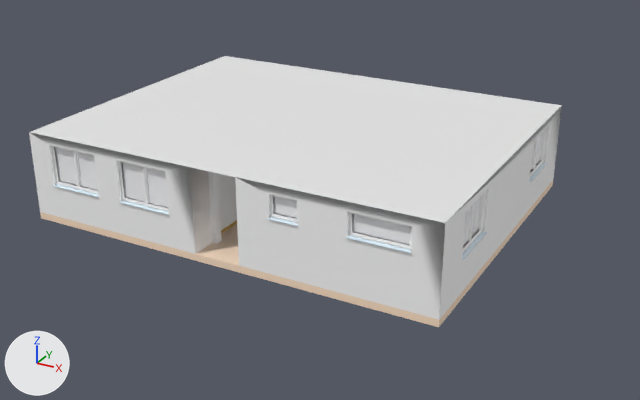
Before and after pictures for a commit that changed the FBX model Assets/Models/structures/house.fbx.
The view is the same before and after, from a 50 mm camera at (12.07, -21.11, 10.48) aimed at (0.74, -0.5, 0.17). Arrows for +X, +Y and +Z are at lower left; the lights stay in place. Vertices at the same position are counted once.

The older version as bpy lines, for what is in view:
```python
me_untitled_000 = bpy.data.meshes.new('Untitled.000')
me_untitled_000.from_pydata([(-12.03, -2.09, 1.27), (0.13, -2.09, 1.27), (0.13, 7.35, 1.27), (-12.03, 7.35, 1.27)], [], [(1, 0, 3, 2)])
me_untitled_000.materials.append(mat_ceiling)  # white #e7e7e7
me_untitled_013 = bpy.data.meshes.new('Untitled.013')
me_untitled_013.from_pydata(...)  # 1659 vertices, 1385 faces; spans x -12.09..0.18, y -2.14..7.4, z -1.33..1.27
# faces by material slot: [264, 54, 234, 419, 408, 6]
me_untitled_013.materials.append(mat_fenster)  # white #ffffff
me_untitled_013.materials.append(mat_glass_window)  # white #fdfdff
me_untitled_013.materials.append(mat_window_sill)  # white #e2f4ff
me_untitled_013.materials.append(mat_wall)  # white #ffffff
me_untitled_013.materials.append(mat_door_frame)  # yellow #d3ab45
me_untitled_013.materials.append(mat_floor)  # beige #ffe3c8
ob_house = bpy.data.objects.new('house', me_untitled_013)
ob_house.location = (6.0, -2.65, 1.13)
ob_roof = bpy.data.objects.new('roof', me_untitled_000)
ob_roof.location = (6.0, -2.65, 1.13)
```
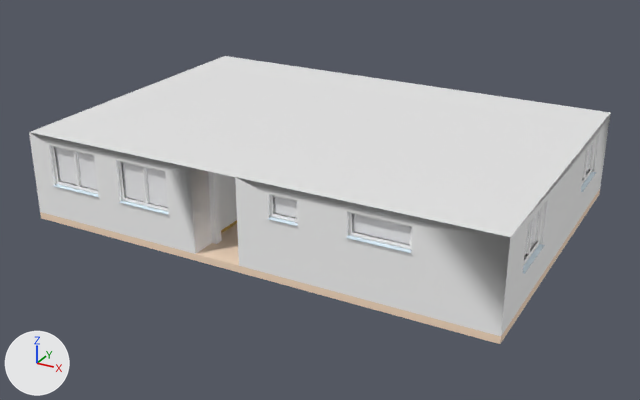
Commit message: house update

What the commit changed:
me_untitled_013 is used by ob_house; location (6.0, -2.65, 1.13).
me_untitled_013 had 1659 vertices, 1385 faces and spanned x -12.09..0.18, y -2.14..7.4, z -1.33..1.27.
me_untitled_013 now has 1126 vertices, 977 faces and spans x -12.09..1.61, y -2.14..7.4, z -1.33..1.27.
me_untitled_013 part 2: the loose piece of 12 vertices spanning x -0.04..0.04, y -0.05..0.05, z -0.08..0.99 is moved by (1.43, 0.0, 0.0).
me_untitled_013 part 3: the loose piece of 20 vertices spanning x -0.05..0.06, y -0.81..0.8, z -0.21..1.03 is moved by (1.43, 0.0, 0.0).
me_untitled_013 part 4: the loose piece of 8 vertices spanning x -0.02, y -0.84..0.82, z -0.14..1.0 is moved by (1.43, 0.0, 0.0).
me_untitled_013 part 5: the loose piece of 24 vertices spanning x -0.18..0.18, y -0.81..0.79, z -0.17..-0.15 is moved by (1.43, 0.0, 0.0).
me_untitled_013 part 6: the loose piece of 12 vertices spanning x -0.04..0.04, y 5.26..5.36, z -0.08..0.99 is moved by (1.43, 0.0, 0.0).
me_untitled_013 part 7: the loose piece of 20 vertices spanning x -0.05..0.06, y 4.5..6.11, z -0.21..1.03 is moved by (1.43, 0.0, 0.0).
me_untitled_013 part 8: the loose piece of 8 vertices spanning x -0.02, y 4.47..6.13, z -0.14..1.0 is moved by (1.43, 0.0, 0.0).
me_untitled_013 part 9: the loose piece of 24 vertices spanning x -0.18..0.18, y 4.5..6.1, z -0.17..-0.15 is moved by (1.43, 0.0, 0.0).
me_untitled_013 part 10: the loose piece of 8 vertices spanning x -0.1..0.13, y -0.81..0.79, z -0.18..1.02 is moved by (1.43, 0.0, 0.0).
me_untitled_013 part 11: the loose piece of 8 vertices spanning x -0.09..0.13, y 4.5..6.1, z -0.18..1.02 is moved by (1.43, 0.0, 0.0).
me_untitled_013 part 12: 32 vertices moved from x -0.1..0.13, y -2.09..7.35, z -1.13..1.27 to x 1.33..1.56, y -2.09..7.35, z -1.13..1.27; 2 vertices removed from x 0.13, y -2.09..7.35, z -1.13; 6 vertices added at x 1.39..1.56, y -2.09..7.35, z -1.33..-1.13.
me_untitled_013 no longer uses material mat_door_frame (yellow #d3ab45).
me_untitled_000 has 4 vertices, 1 face and spans x -12.03..0.13, y -2.09..7.35, z 1.27.
me_untitled_000 is used by ob_roof; location (6.0, -2.65, 1.13).
Part 1, on me_untitled_000:
Vertex 1 of me_untitled_000 moves from (0.13, -2.09, 1.27) at pixel (445, 222) to (1.57, -2.09, 1.27) at pixel (510, 237).
Vertex 2 of me_untitled_000 moves from (0.13, 7.35, 1.27) at pixel (561, 105) to (1.57, 7.35, 1.27) at pixel (610, 112).

Pixel boxes (x1, y1, x2, y2) of what changed, in the pictures (640 x 400 px; the box of a moved part takes in the faces that stretch with it):
'house', reshaped (9% wider): before (29, 106, 562, 327); after (29, 113, 611, 344)
'roof', reshaped (9% wider, 8% taller): before (31, 56, 562, 223); after (31, 56, 610, 237)
part 2 of me_untitled_013, moved or reshaped: before (468, 204, 474, 241); after (526, 217, 534, 254)
part 3 of me_untitled_013, moved or reshaped: before (463, 191, 486, 252); after (523, 205, 544, 266)
part 4 of me_untitled_013, moved or reshaped: before (463, 196, 481, 245); after (524, 211, 539, 256)
part 5 of me_untitled_013, moved or reshaped: before (462, 231, 487, 259); after (523, 244, 545, 274)
part 6 of me_untitled_013, moved or reshaped: before (532, 136, 539, 169); after (583, 147, 589, 178)
part 7 of me_untitled_013, moved or reshaped: before (530, 128, 547, 177); after (582, 137, 597, 184)
part 8 of me_untitled_013, moved or reshaped: before (530, 132, 543, 171); after (586, 144, 592, 172)
part 9 of me_untitled_013, moved or reshaped: before (529, 163, 547, 182); after (581, 172, 596, 192)
part 10 of me_untitled_013, moved or reshaped: before (482, 188, 489, 232); after (540, 201, 547, 245)
part 11 of me_untitled_013, moved or reshaped: before (543, 126, 549, 163); after (592, 133, 600, 172)
part 12 of me_untitled_013, moved or reshaped: before (40, 106, 562, 327); after (40, 113, 611, 344)
